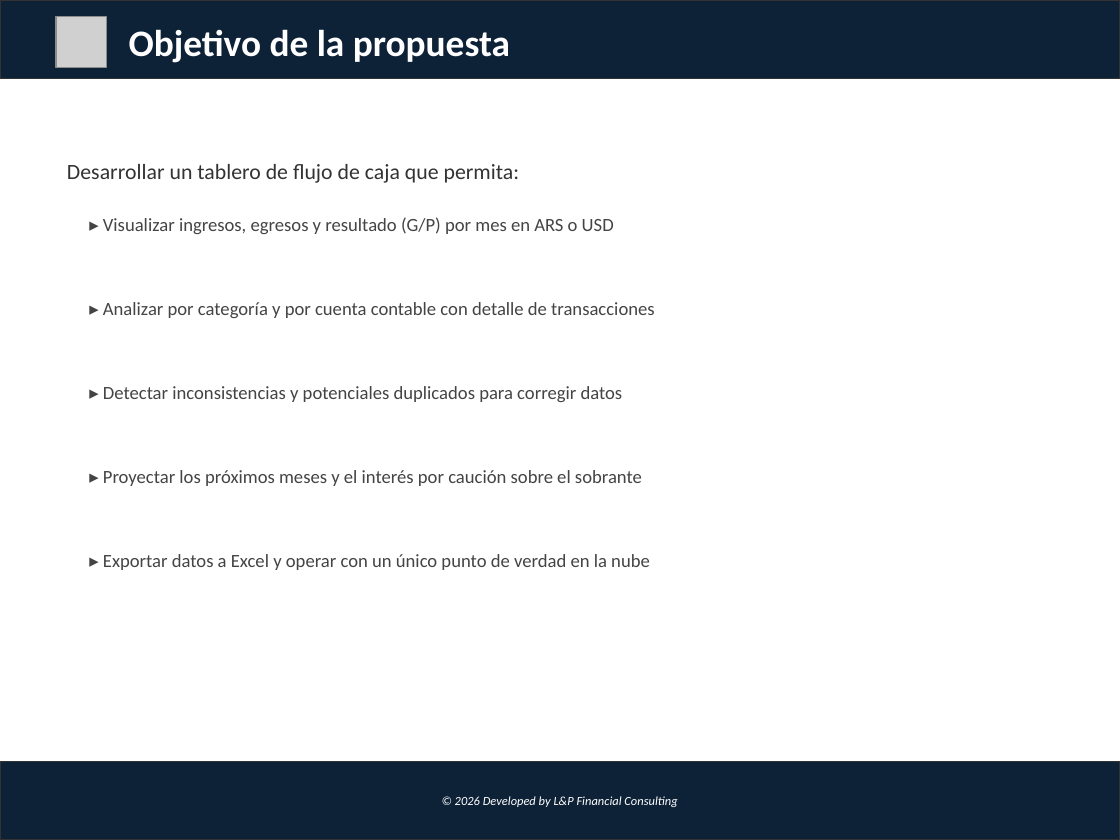
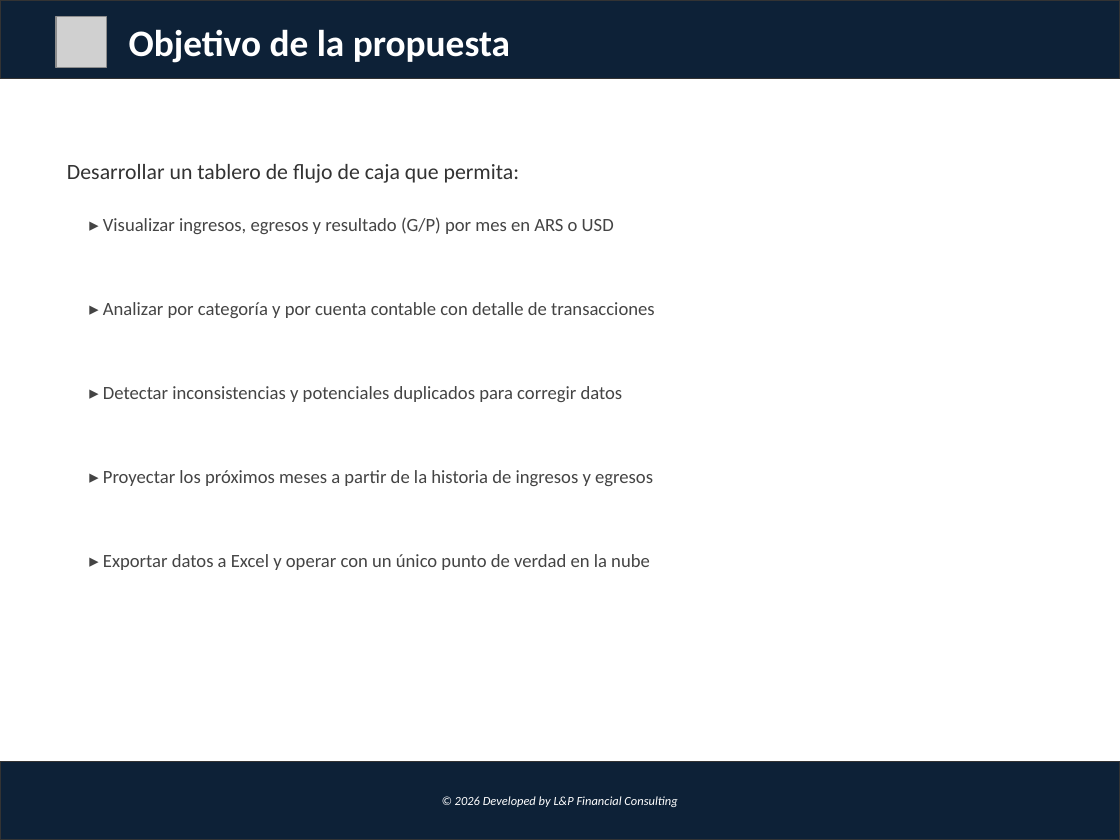
Before and after one commit to lucasbustosmartin-coder/fornitalia, a slide deck: slide 2 of Propuesta_Dashboard_Flujo_Caja.pptx. Drawn at 1120x840 pixels with LibreOffice and Linux fonts; fonts in the diff are those of the drawing; grey boxes stand for pictures. Boxes give left, top, right and bottom in pixels: in the first picture for what was removed or moved away, otherwise in the second. Text is boxed around its words. In the diff, an @@ line names an element or a change of style, - is before the commit and + after.

```diff
--- a/Propuesta_Dashboard_Flujo_Caja.pptx
+++ b/Propuesta_Dashboard_Flujo_Caja.pptx
@@ text at <box>103,470,653,486</box>: text changed @@
-▸ Proyectar los próximos meses y el interés por caución sobre el sobrante
+▸ Proyectar los próximos meses a partir de la historia de ingresos y egresos
```
Also in this commit, not shown: 3 other slides changed, 18 other files.
